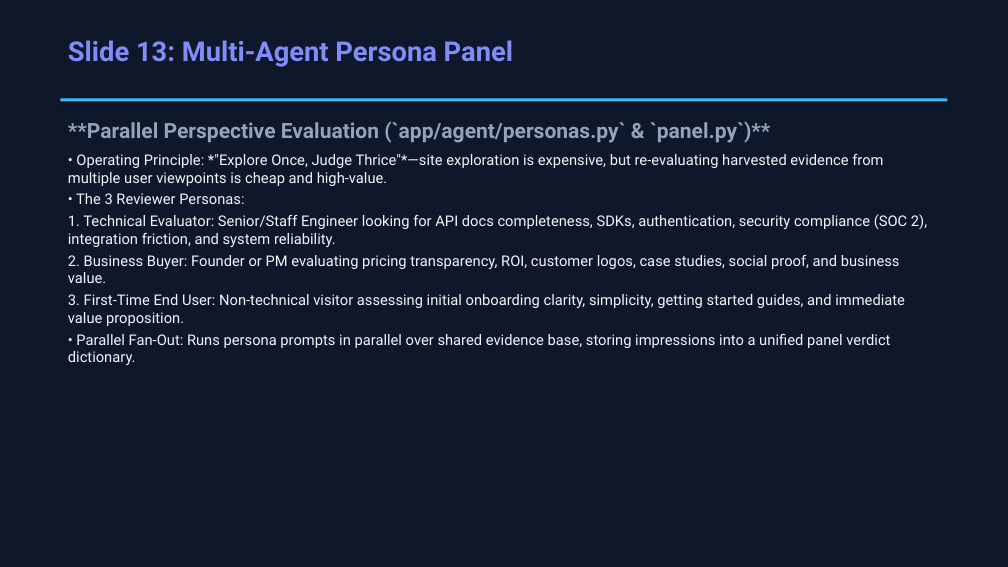
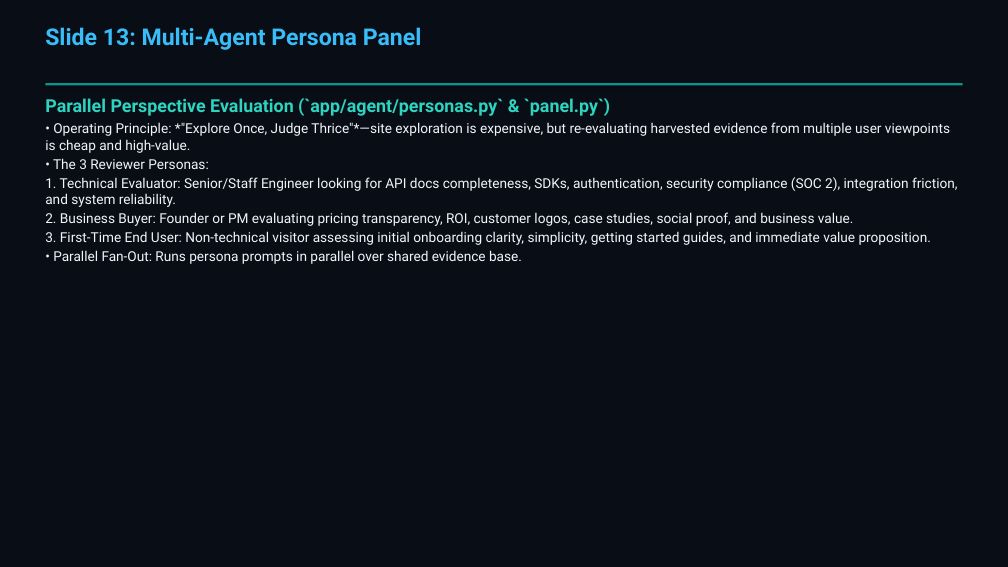
Before and after one commit to keshav9926/First-Impression-, a slide deck: slide 14 of presentation.pptx. Drawn at 1008x567 pixels with LibreOffice and Linux fonts; fonts in the diff are those of the drawing. Boxes give left, top, right and bottom in pixels: in the first picture for what was removed or moved away, otherwise in the second. Text is boxed around its words. In the diff, an @@ line names an element or a change of style, - is before the commit and + after.

Commit message:
fix(presentation): update theme to Teal/Sky, fix slide overflow bounds, add links & presenter attribution (~ Keshav)

```diff
--- a/presentation.pptx
+++ b/presentation.pptx
@@ rectangle at [0, 0, 1008, 567]: fill #0F172A to #090D16 @@
@@ text "Slide 13: Multi-Agent Persona Panel": place and size @@
-text "Slide 13: Multi-Agent Persona Panel" at [68, 40, 513, 67]
+text "Slide 13: Multi-Agent Persona Panel" at [45, 27, 422, 50]
@@ text "Slide 13: Multi-Agent Persona Panel" at [45, 27, 422, 50]: size 26 to 22 pt, text colour #818CF8 to #38BDF8 @@
@@ rectangle: place and size @@
-rectangle at [60, 98, 948, 101]
+rectangle at [45, 83, 963, 85]
@@ rectangle at [45, 83, 963, 85]: fill #38BDF8 to #0D9488 @@
@@ text at [45, 98, 610, 116]: text changed; size 20 to 17 pt; text colour #94A3B8 to #2DD4BF @@
-**Parallel Perspective Evaluation (`app/agent/personas.py` & `panel.py`)**
+Parallel Perspective Evaluation (`app/agent/personas.py` & `panel.py`)
@@ text "Parallel Perspective Evaluation (`app/agent/personas.py` & ...": place and size @@
-text "Parallel Perspective Evaluation (`app/agent/personas.py` & ..." at [68, 121, 927, 365]
+text "Parallel Perspective Evaluation (`app/agent/personas.py` & ..." at [45, 98, 958, 264]
@@ text at [45, 122, 958, 245]: size 14 to 13 pt in "• Operating Principle: *"Explore Once, Judge Thrice"*—site ...", "• The 3 Reviewer Personas:", "1. Technical Evaluator: Senior/Staff Engineer looking for ...", "2. Business Buyer: Founder or PM evaluating ..." and 1 more places; less space between paragraphs @@
@@ text at [53, 250, 522, 264]: text changed; size 14 to 13 pt @@
-• Parallel Fan-Out: Runs persona prompts in parallel over shared evidence base, storing impressions into a unified panel verdict dictionary.
+• Parallel Fan-Out: Runs persona prompts in parallel over shared evidence base.
```
Also in this commit, not shown: 19 other slides changed, 3 other files.
